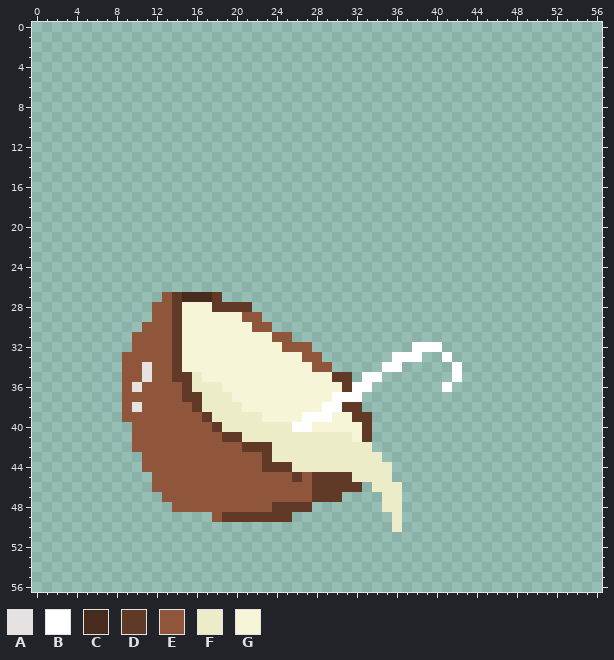
A pixel-art sprite gets an edit: coconutmilk.png. Above: the version before the commit.
The file is 57x57 pixels.
Palette (. is transparent): A #e5e2e1  B #ffffff  C #462b1e  D #613a27  E #8f563b  F #edecc8  G #f6f5d8
Pixels before (only the part around the change), first column x 0:
 0 .........................................................
 1 .........................................................
 2 .........................................................
 3 .........................................................
 4 .........................................................
 5 .........................................................
 6 .........................................................
 7 .........................................................
 8 .........................................................
 9 .........................................................
10 .........................................................
11 .........................................................
12 .........................................................
13 .........................................................
14 .........................................................
15 .........................................................
16 .........................................................
17 .........................................................
18 .........................................................
19 .........................................................
20 .........................................................
21 .........................................................
22 .........................................................
23 .........................................................
24 .........................................................
25 .........................................................
26 .........................................................
27 .............EDCCCD......................................
28 ............EEDGGGDDDD...................................
29 ............EEDGGGGGGEE..................................
30 ...........EEEDGGGGGGGEE.................................
31 ..........EEEEDGGGGGGGGGEE...............................
32 ..........EEEEDGGGGGGGGGGEEE..........BBB................
33 .........EEEEEDGGGGGGGGGGGGEE.......BBB..B...............
34 .........EEAEEDGGGGGGGGGGGGGEE.....BB.....B..............
35 .........EEAEEDDFGGGGGGGGGGGGGDD.BB.......B..............
36 .........EAEEEEDFFFGGGGGGGGGGGGDBB.......B...............
37 .........EEEEEEDDFFFGGGGGGGGGGBBB........................
38 .........EAEEEEEDFFFFGGGGGGGGBBDD........................
39 .........EEEEEEEEDFFFFFGGGGBBBGGDD.......................
40 ..........EEEEEEEEDFFFFFFFBBGGGGGD.......................
41 ..........EEEEEEEEEDDFFFFFFFFFFFGD.......................
42 ..........EEEEEEEEEEEDDDFFFFFFFFFF.......................
43 ...........EEEEEEEEEEEEDFFFFFFFFFFF......................
44 ...........EEEEEEEEEEEEDDDFFFFFFFFFF.....................
45 ............EEEEEEEEEEEEEEDEDDDDFFFF.....................
46 ............EEEEEEEEEEEEEEEEDDDDD.FFF....................
47 .............EEEEEEEEEEEEEEEDDD....FF....................
48 ..............EEEEEEEEEEDDDD.......FF....................
49 ..................EDDDDDDD..........F....................
50 ....................................F....................
51 .........................................................
52 .........................................................
53 .........................................................
54 .........................................................
55 .........................................................
56 .........................................................
After:
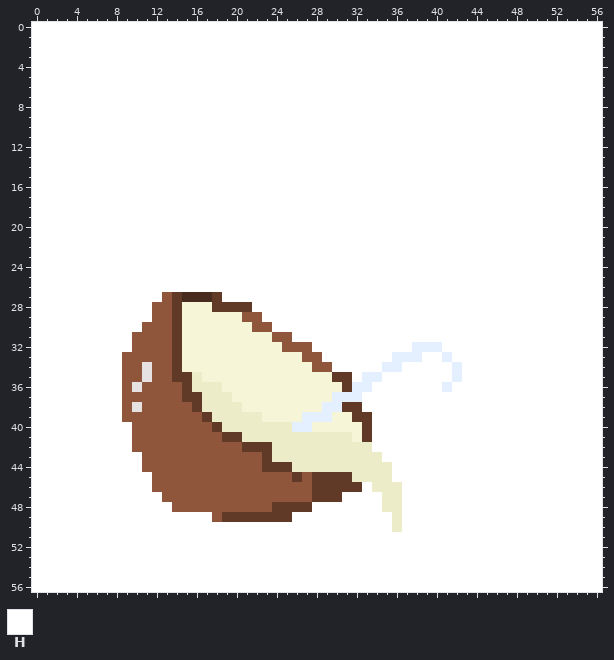
Colours new in this view: H #ffffff
Diff:
Colour B changes from #ffffff to #e4f0ff.
The edit adds colour H in rows 0 to 26 at x 0 to 56; in row 27 at x 0 to 12 and 19 to 56; in row 28 at x 0 to 11 and 22 to 56; in row 29 at x 0 to 11 and 23 to 56; in row 30 at x 0 to 10 and 24 to 56; in row 31 at x 0 to 9 and 26 to 56.
The edit adds colour H in row 32 at x 0 to 9, 28 to 37 and 41 to 56; in row 33 at x 0 to 8, 29 to 35, 39 to 40 and 42 to 56; in row 34 at x 0 to 8, 30 to 34, 37 to 41 and 43 to 56; in row 35 at x 0 to 8, 32, 35 to 41 and 43 to 56; in row 36 at x 0 to 8, 34 to 40 and 42 to 56; in rows 37 to 38 at x 0 to 8 and 33 to 56.
The edit adds colour H in row 39 at x 0 to 8 and 34 to 56; in rows 40 to 42 at x 0 to 9 and 34 to 56; in row 43 at x 0 to 10 and 35 to 56; in row 44 at x 0 to 10 and 36 to 56; in row 45 at x 0 to 11 and 36 to 56; in row 46 at x 0 to 11, 33 and 37 to 56.
The edit adds colour H in row 47 at x 0 to 12, 31 to 34 and 37 to 56; in row 48 at x 0 to 13, 28 to 34 and 37 to 56; in row 49 at x 0 to 17, 26 to 35 and 37 to 56; in row 50 at x 0 to 35 and 37 to 56; in rows 51 to 56 at x 0 to 56.
Changed places in both pictures, as pixel boxes (x1, y1, x2, y2):
changed: (32, 22, 602, 592)
